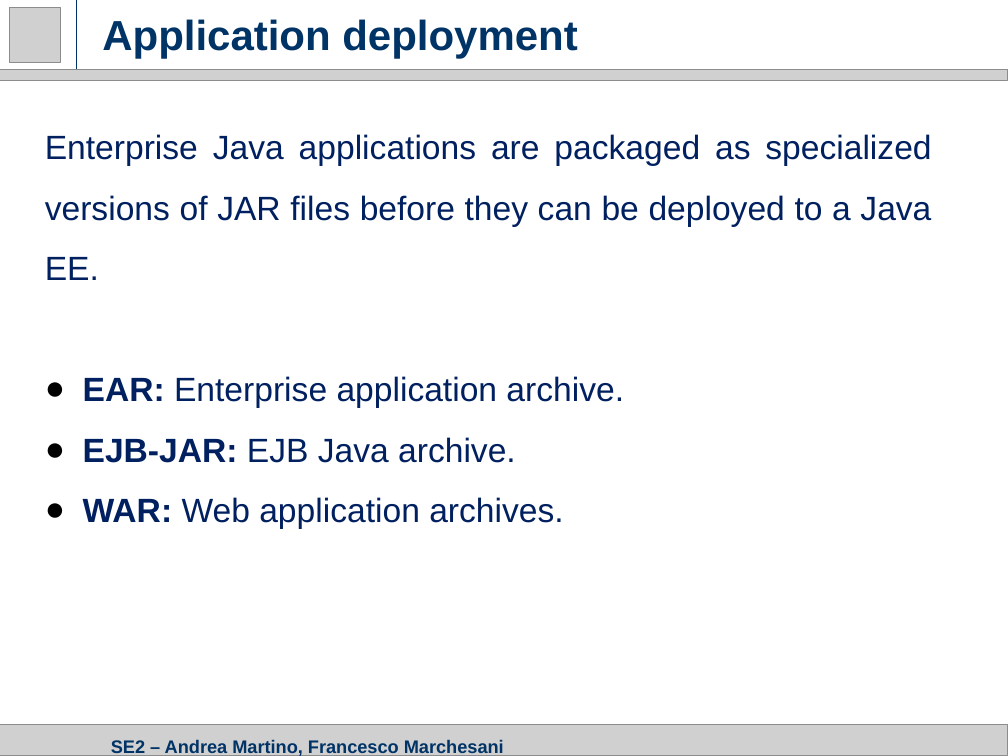
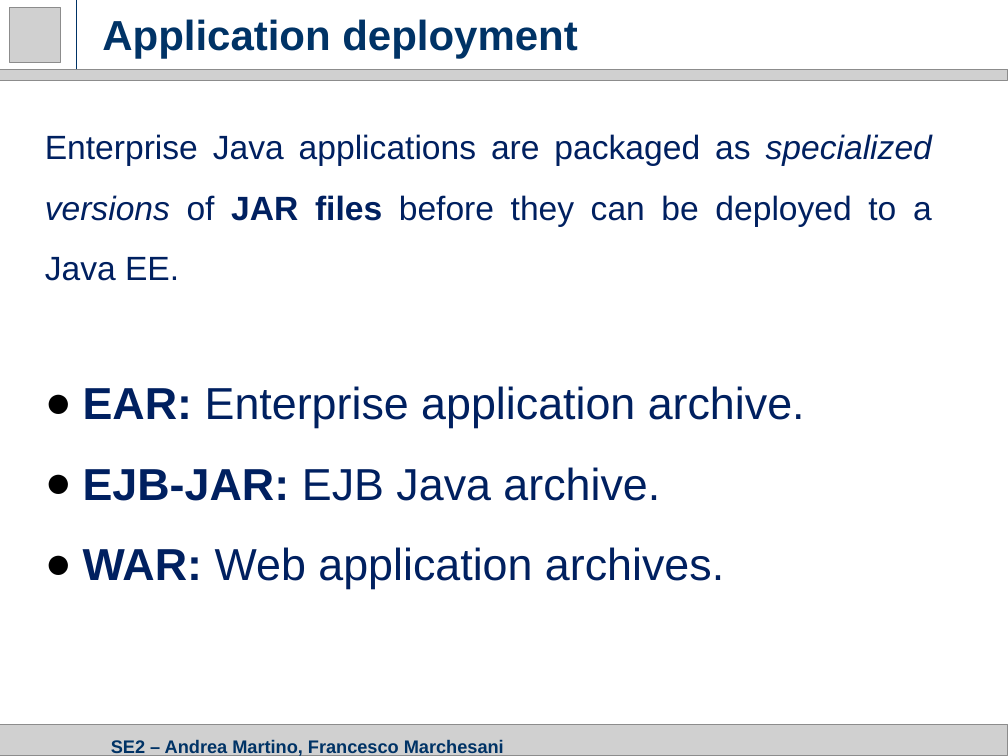
Before and after one commit to amandreamartino/se2-amfm, a slide deck: slide 6 of Presentations/3. CID Presentation.pptx. Drawn at 1008x756 pixels with LibreOffice and Linux fonts; fonts in the diff are those of the drawing; grey boxes stand for pictures. Boxes give left, top, right and bottom in pixels: in the first picture for what was removed or moved away, otherwise in the second. Text is boxed around its words. In the diff, an @@ line names an element or a change of style, - is before the commit and + after.

```diff
--- a/Presentations/3. CID Presentation.pptx
+++ b/Presentations/3. CID Presentation.pptx
@@ text "Enterprise Java applications are packaged ..." at (x1=45, y1=134, x2=932, y2=589): bold on in "JAR files"; italic on in "specialized versions"; size 24 to 32 pt in "EAR: Enterprise application archive.", "EJB-JAR: EJB Java archive.", "WAR: Web application archives." @@
```
Also in this commit, not shown: 1 other slide changed, 1 other file.
